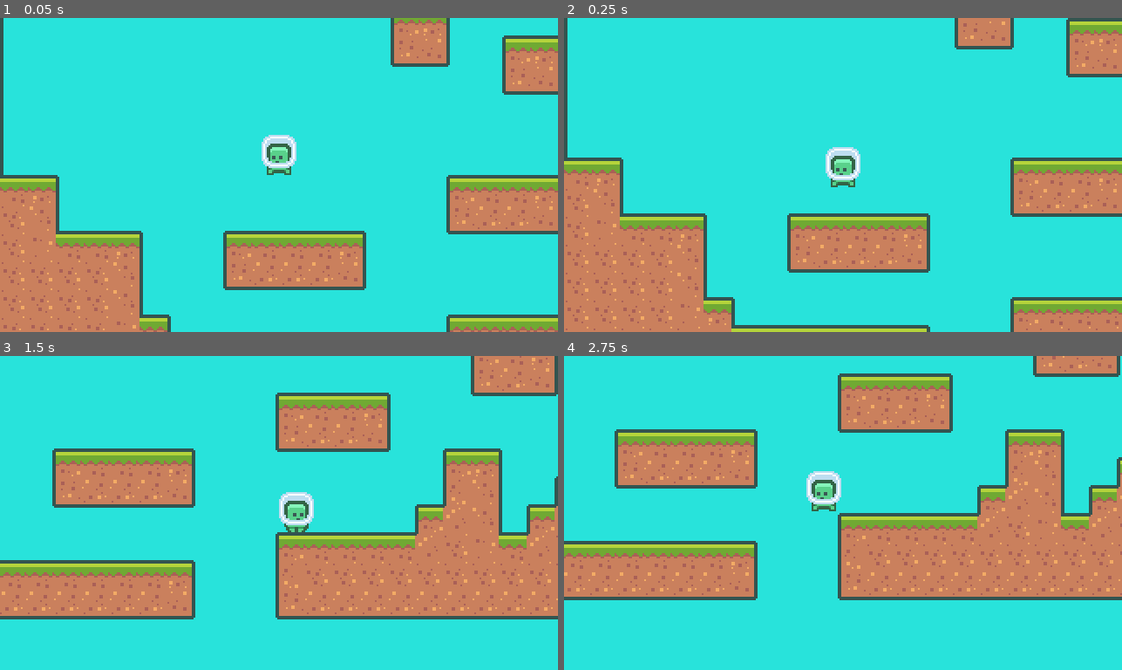
Above: before the commit, frames 1-4 (two rows, left to right).
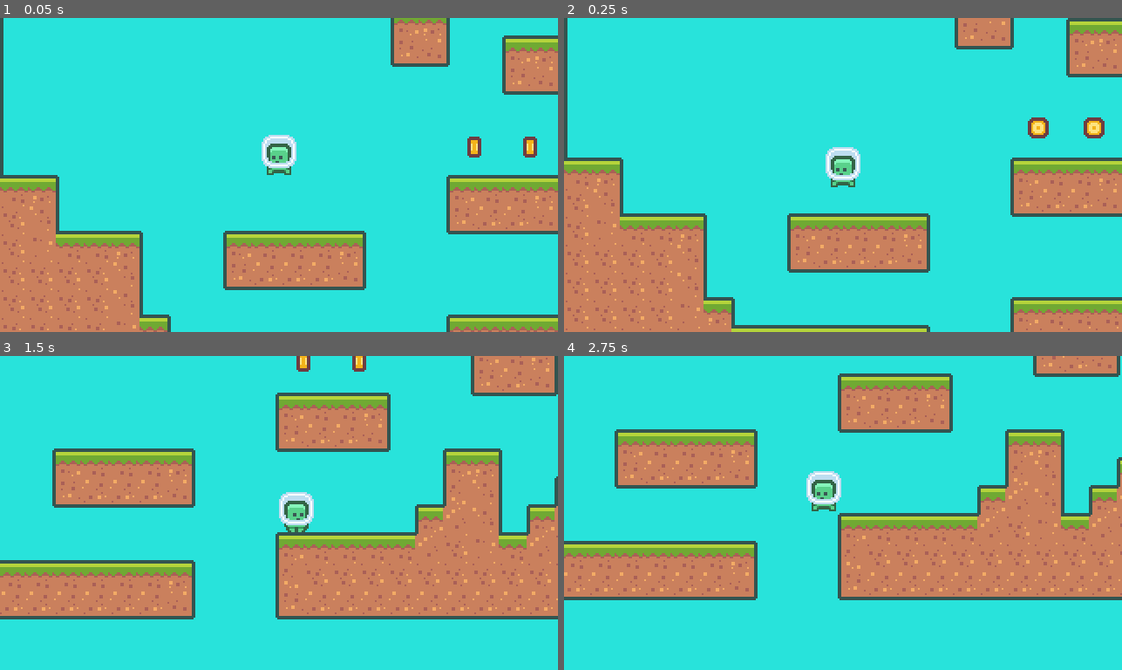
Above: after the commit, the same moments.

Repository: tiagoskaterock/GodotPlatformer
Game: Godot game, scene res://Scenes/Main.tscn
The game is run twice, just before and just after one commit, with the same random seed, the same clock (stepped at 60 frames per second) and the same inputs.
Inputs:
- Up to frame 1 (0.05 s): no input
- Up to frame 2 (0.25 s): no input
- Up to frame 3 (1.5 s): hold D (move_right) from 0.53 s (still down); tap W (jump) at 0.77 s
- Up to frame 4 (2.75 s): tap W (jump) at 1.52 s; release D (move_right) at 2.03 s; hold A (move_left) from 2.03 s (still down)

The runs differ from the first frame. In frame 1, 0.3% of the frame differs, in the area x 83-97%, y 37-45%; in frame 2, 0.5%, in the area x 83-97%, y 31-39%; in frame 3, 0.2%; in frame 4, nothing differs.

Commit message:
12 - Colletables

Diff:
--- a/Game/Scenes/Characters/Player.tscn
+++ b/Game/Scenes/Characters/Player.tscn
@@ -1,8 +1,11 @@
-[gd_scene load_steps=6 format=2]
+[gd_scene load_steps=7 format=2]
 
 [ext_resource path="res://Scripts/Player.gd" type="Script" id=1]
 [ext_resource path="res://Assets/Characters/Player/character_0000.png" type="Texture" id=2]
 [ext_resource path="res://Assets/Characters/Player/character_0001.png" type="Texture" id=3]
+
+[sub_resource type="CircleShape2D" id=3]
+radius = 16.0
 
 [sub_resource type="SpriteFrames" id=2]
 animations = [ {
@@ -35,6 +38,14 @@
 wait_time = 0.1
 one_shot = true
 
+[node name="Area" type="Area2D" parent="."]
+collision_layer = 32768
+collision_mask = 32768
+
+[node name="AreaShape" type="CollisionShape2D" parent="Area"]
+position = Vector2( 0, -12 )
+shape = SubResource( 3 )
+
 [node name="AnimatedSprite" type="AnimatedSprite" parent="."]
 position = Vector2( 0, -12 )
 frames = SubResource( 2 )
@@ -42,7 +53,7 @@
 frame = 1
 playing = true
 
-[node name="Shape" type="CollisionShape2D" parent="."]
+[node name="PlayerShape" type="CollisionShape2D" parent="."]
 visible = false
 position = Vector2( 0, -9.5 )
 shape = SubResource( 1 )
--- /dev/null
+++ b/Game/Scenes/Collectables/Coin.tscn
@@ -0,0 +1,114 @@
+[gd_scene load_steps=8 format=2]
+
+[ext_resource path="res://Assets/Tiles/tile_0152.png" type="Texture" id=1]
+[ext_resource path="res://Assets/Tiles/tile_0151.png" type="Texture" id=2]
+[ext_resource path="res://Scripts/Coin.gd" type="Script" id=3]
+
+[sub_resource type="Animation" id=3]
+resource_name = "idle"
+loop = true
+tracks/0/type = "value"
+tracks/0/path = NodePath("AnimatedSprite:position")
+tracks/0/interp = 2
+tracks/0/loop_wrap = true
+tracks/0/imported = false
+tracks/0/enabled = true
+tracks/0/keys = {
+"times": PoolRealArray( 0.5, 1 ),
+"transitions": PoolRealArray( 1, 1 ),
+"update": 0,
+"values": [ Vector2( 0, -2 ), Vector2( 0, 0.33694 ) ]
+}
+
+[sub_resource type="Animation" id=4]
+resource_name = "pickup"
+length = 0.4
+step = 0.2
+tracks/0/type = "value"
+tracks/0/path = NodePath("AnimatedSprite:position")
+tracks/0/interp = 2
+tracks/0/loop_wrap = true
+tracks/0/imported = false
+tracks/0/enabled = true
+tracks/0/keys = {
+"times": PoolRealArray( -0.00470559, 0.2, 0.4 ),
+"transitions": PoolRealArray( 1, 1, 1 ),
+"update": 0,
+"values": [ Vector2( 0, 0 ), Vector2( 0, -20 ), Vector2( 0, -40 ) ]
+}
+tracks/1/type = "value"
+tracks/1/path = NodePath("AnimatedSprite:scale")
+tracks/1/interp = 2
+tracks/1/loop_wrap = true
+tracks/1/imported = false
+tracks/1/enabled = true
+tracks/1/keys = {
+"times": PoolRealArray( -0.0156853, 0.399976 ),
+"transitions": PoolRealArray( 1, 1 ),
+"update": 0,
+"values": [ Vector2( 1, 1 ), Vector2( 0, 0 ) ]
+}
+tracks/2/type = "method"
+tracks/2/path = NodePath(".")
+tracks/2/interp = 1
+tracks/2/loop_wrap = true
+tracks/2/imported = false
+tracks/2/enabled = true
+tracks/2/keys = {
+"times": PoolRealArray( 0.4 ),
+"transitions": PoolRealArray( 1 ),
+"values": [ {
+"args": [  ],
+"method": "queue_free"
+} ]
+}
+
+[sub_resource type="CircleShape2D" id=2]
+radius = 12.0
+
+[sub_resource type="SpriteFrames" id=1]
+animations = [ {
+"frames": [ ExtResource( 2 ), ExtResource( 1 ) ],
+"loop": true,
+"name": "fast",
+"speed": 7.0
+}, {
+"frames": [ ExtResource( 2 ), ExtResource( 1 ) ],
+"loop": true,
+"name": "faster",
+"speed": 9.0
+}, {
+"frames": [ ExtResource( 2 ), ExtResource( 1 ) ],
+"loop": true,
+"name": "medium",
+"speed": 5.0
+}, {
+"frames": [ ExtResource( 2 ), ExtResource( 1 ) ],
+"loop": true,
+"name": "slow",
+"speed": 3.0
+} ]
+
+[node name="Coin" type="Node2D"]
+script = ExtResource( 3 )
+
+[node name="AnimationPlayer" type="AnimationPlayer" parent="."]
+autoplay = "idle"
+anims/idle = SubResource( 3 )
+anims/pickup = SubResource( 4 )
+
+[node name="Area" type="Area2D" parent="."]
+collision_layer = 32768
+collision_mask = 32768
+
+[node name="Shape" type="CollisionShape2D" parent="Area"]
+position = Vector2( 0, -3 )
+shape = SubResource( 2 )
+
+[node name="AnimatedSprite" type="AnimatedSprite" parent="."]
+position = Vector2( 0, -0.146256 )
+scale = Vector2( 0.97905, 0.97905 )
+frames = SubResource( 1 )
+animation = "fast"
+frame = 1
+playing = true
--- a/Game/Scenes/Main.tscn
+++ b/Game/Scenes/Main.tscn
@@ -1,8 +1,9 @@
-[gd_scene load_steps=18 format=2]
+[gd_scene load_steps=19 format=2]
 
 [ext_resource path="res://Assets/Tilemap/tiles_packed.png" type="Texture" id=1]
 [ext_resource path="res://Scenes/Characters/Player.tscn" type="PackedScene" id=2]
 [ext_resource path="res://Scenes/Camera.tscn" type="PackedScene" id=3]
+[ext_resource path="res://Scenes/Collectables/Coin.tscn" type="PackedScene" id=4]
 
 [sub_resource type="ConvexPolygonShape2D" id=2]
 points = PoolVector2Array( 0, 0, 18, 0, 18, 18, 0, 18 )
@@ -158,3 +159,36 @@
 cell_size = Vector2( 16, 16 )
 format = 1
 tile_data = PoolIntArray( -1179660, 0, 0, -1179659, 0, 2, -1245165, 0, 0, -1245164, 0, 2, -1114124, 0, 65536, -1114123, …(4650 unchanged characters)…
+
+[node name="Coin" parent="." instance=ExtResource( 4 )]
+position = Vector2( 112, -16 )
+
+[node name="Coin2" parent="." instance=ExtResource( 4 )]
+position = Vector2( 144, -16 )
+
+[node name="Coin3" parent="." instance=ExtResource( 4 )]
+position = Vector2( 184, -32 )
+
+[node name="Coin4" parent="." instance=ExtResource( 4 )]
+position = Vector2( 232, -48 )
+
+[node name="Coin5" parent="." instance=ExtResource( 4 )]
+position = Vector2( 200, -88 )
+
+[node name="Coin6" parent="." instance=ExtResource( 4 )]
+position = Vector2( 144, -96 )
+
+[node name="Coin7" parent="." instance=ExtResource( 4 )]
+position = Vector2( 88, -112 )
+
+[node name="Coin8" parent="." instance=ExtResource( 4 )]
+position = Vector2( 32, -160 )
+
+[node name="Coin9" parent="." instance=ExtResource( 4 )]
+position = Vector2( 56, -208 )
+
+[node name="Coin10" parent="." instance=ExtResource( 4 )]
+position = Vector2( 90, -229 )
+
+[node name="Coin11" parent="." instance=ExtResource( 4 )]
+position = Vector2( 139, -223 )
--- /dev/null
+++ b/Game/Scripts/Coin.gd
@@ -0,0 +1,11 @@
+extends Node2D
+
+func _ready():
+	$Area.connect("area_entered", self, "on_area_entered")
+
+func on_area_entered(_Area2):
+	$AnimationPlayer.play("pickup")
+	call_deferred("disable_pickup")
+
+func disable_pickup():
+	$Area/Shape.disabled = true
--- a/Game/project.godot
+++ b/Game/project.godot
@@ -12,6 +12,7 @@
 
 config/name="Game"
 run/main_scene="res://Scenes/Main.tscn"
+boot_splash/use_filter=false
 config/icon="res://icon.png"
 
 [display]
Not shown, added: 1.gif
Not shown, changed: README.md
